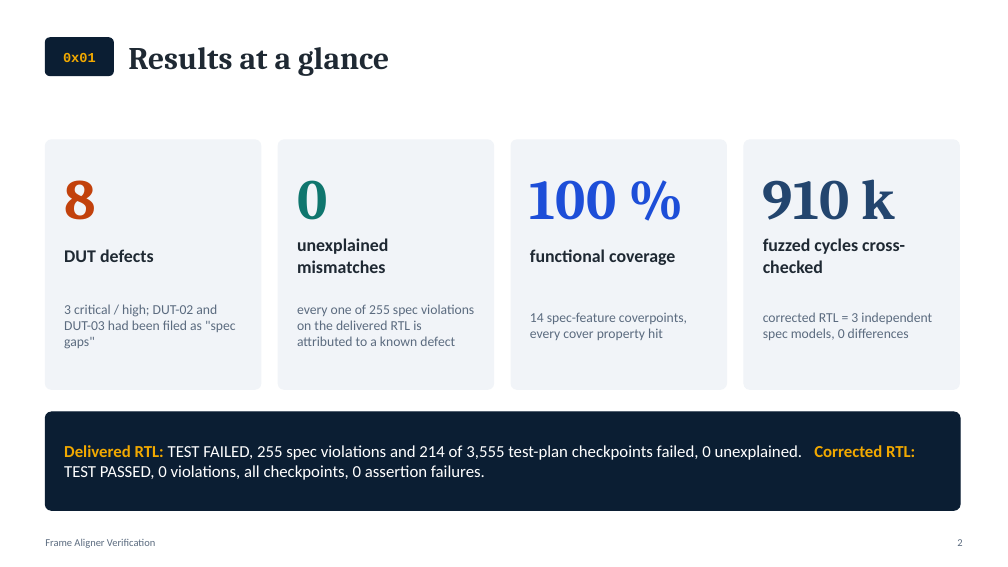
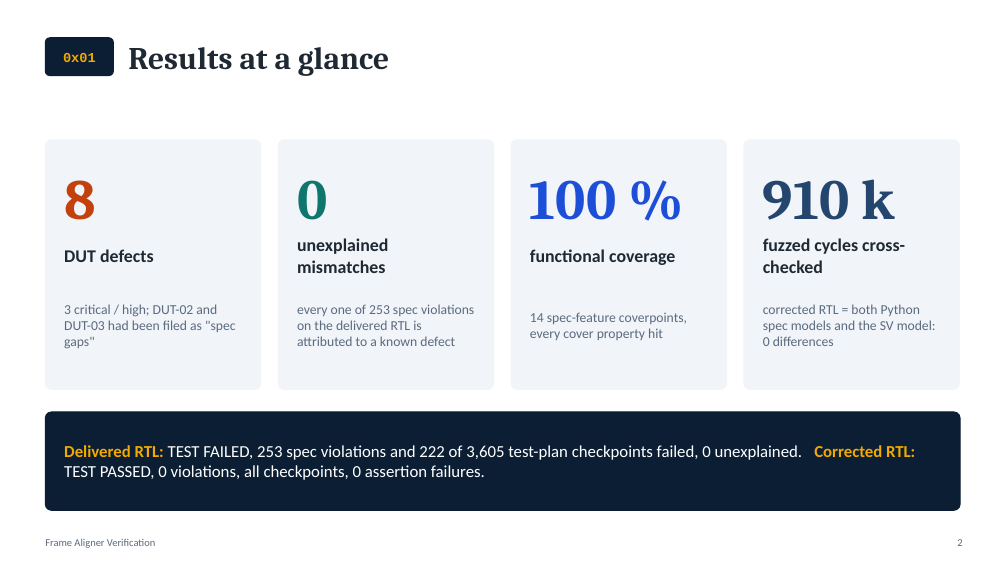
Before and after one commit to yakir1991/Frame-Aligner-verification, a slide deck: slide 2 of docs/Frame_Aligner_Verification.pptx. Drawn at 1008x567 pixels with LibreOffice and Linux fonts; fonts in the diff are those of the drawing. Boxes give left, top, right and bottom in pixels: in the first picture for what was removed or moved away, otherwise in the second. Text is boxed around its words. In the diff, an @@ line names an element or a change of style, - is before the commit and + after.

```diff
--- a/docs/Frame_Aligner_Verification.pptx
+++ b/docs/Frame_Aligner_Verification.pptx
@@ text at bbox=[297, 304, 474, 346]: text changed @@
-every one of 255 spec violations on the delivered RTL is attributed to a known defect
+every one of 253 spec violations on the delivered RTL is attributed to a known defect
@@ text at bbox=[763, 304, 936, 346]: text changed @@
-corrected RTL = 3 independent spec models, 0 differences
+corrected RTL = both Python spec models and the SV model: 0 differences
@@ text at bbox=[64, 445, 915, 480]: text changed @@
-Delivered RTL: TEST FAILED, 255 spec violations and 214 of 3,555 test-plan checkpoints failed, 0 unexplained. Corrected RTL: TEST PASSED, 0 violations, all checkpoints, 0 assertion failures.
+Delivered RTL: TEST FAILED, 253 spec violations and 222 of 3,605 test-plan checkpoints failed, 0 unexplained. Corrected RTL: TEST PASSED, 0 violations, all checkpoints, 0 assertion failures.
```
Also in this commit, not shown: 12 other slides changed, 1 slide added, 8 other files.
